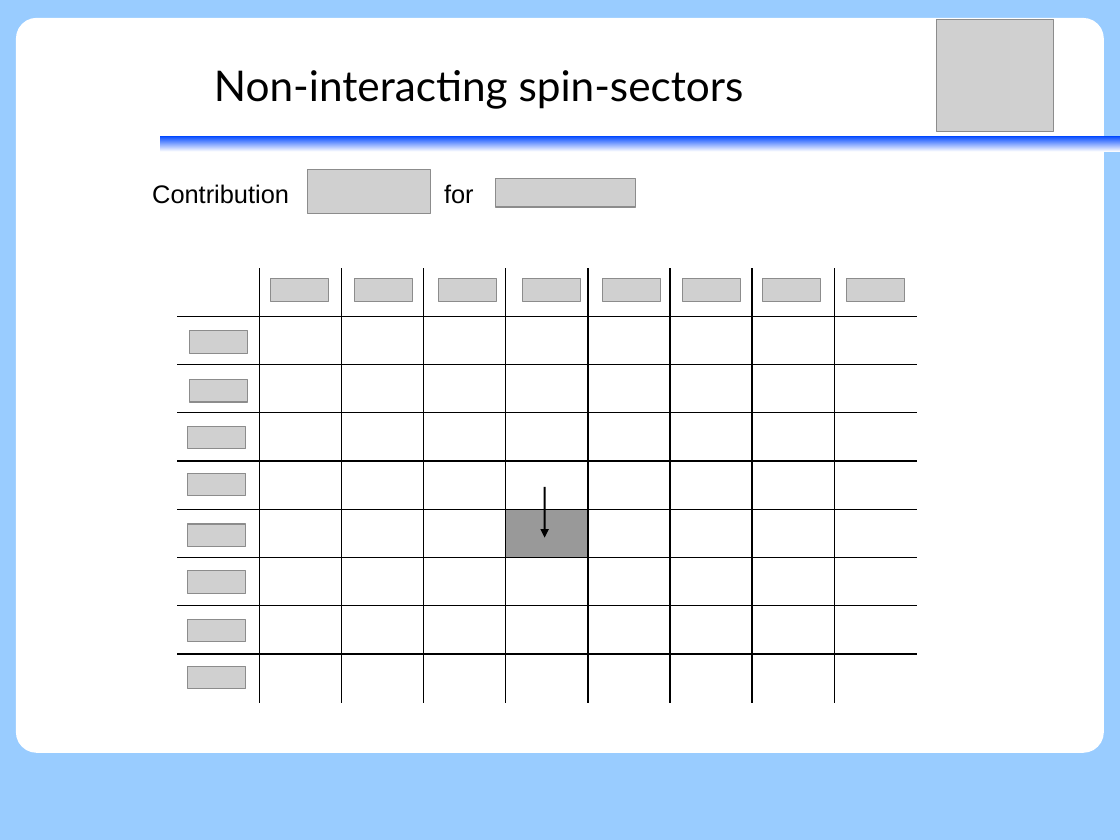
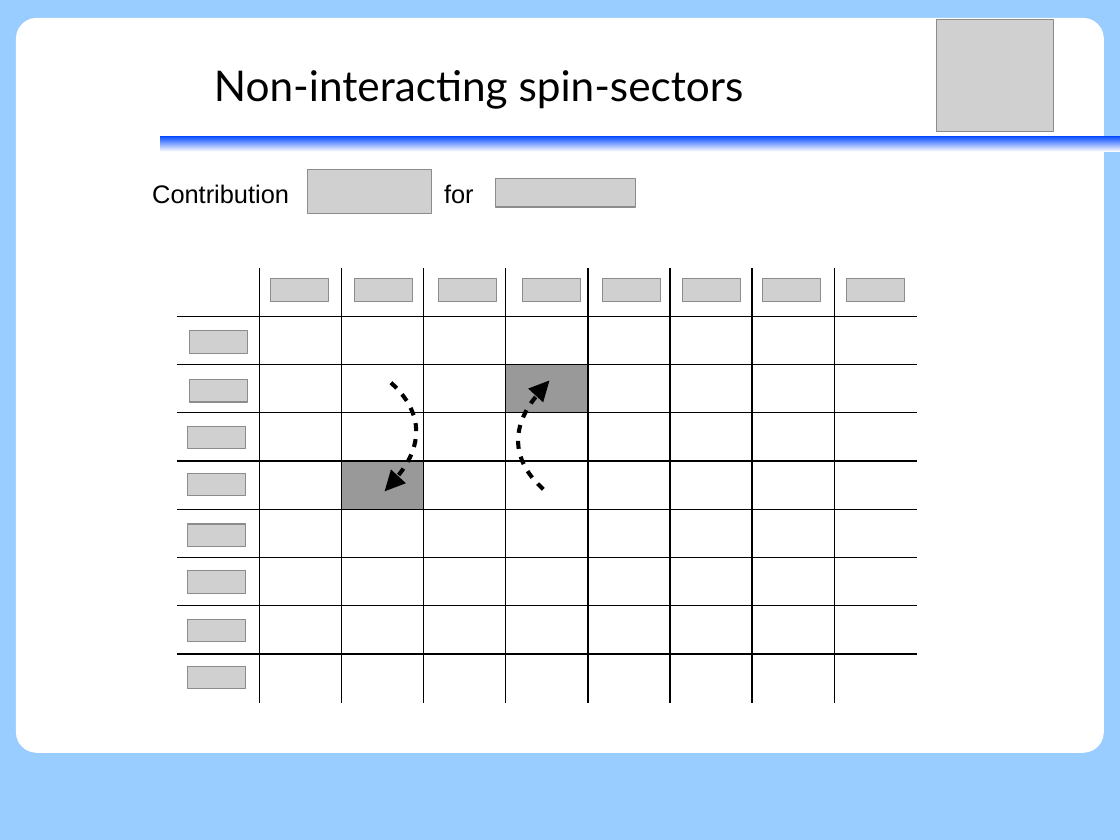
Before and after one commit to peterjohncherry/Presentations-etc, a slide deck: slide 13 of SGROUP02082017/02082017_peter_relxms-wick.odp. Drawn at 1120x840 pixels with LibreOffice and Linux fonts; fonts in the diff are those of the drawing; grey boxes stand for pictures. Boxes give left, top, right and bottom in pixels: in the first picture for what was removed or moved away, otherwise in the second. Text is boxed around its words. In the diff, an @@ line names an element or a change of style, - is before the commit and + after.

```diff
--- a/SGROUP02082017/02082017_peter_relxms-wick.odp
+++ b/SGROUP02082017/02082017_peter_relxms-wick.odp
@@ table at (178,268,919,703) @@
@@ fill none to #999999 in 2 cells @@
@@ fill #999999 to none in row 6, column 5 @@
@@ freeform shape added at (390,383,417,485), outline #000000 2.89 pt @@
@@ freeform shape added at (518,388,545,490), outline #000000 2.89 pt @@
@@ triangle added at (528,374,557,403), fill #000000 @@
@@ triangle added at (377,469,406,498), fill #000000 @@
@@ arrow removed from (545, 487) to (545, 538) @@
```
Also in this commit, not shown: 14 other slides changed, 2 slides added, 2 slides removed, 1 other file.
